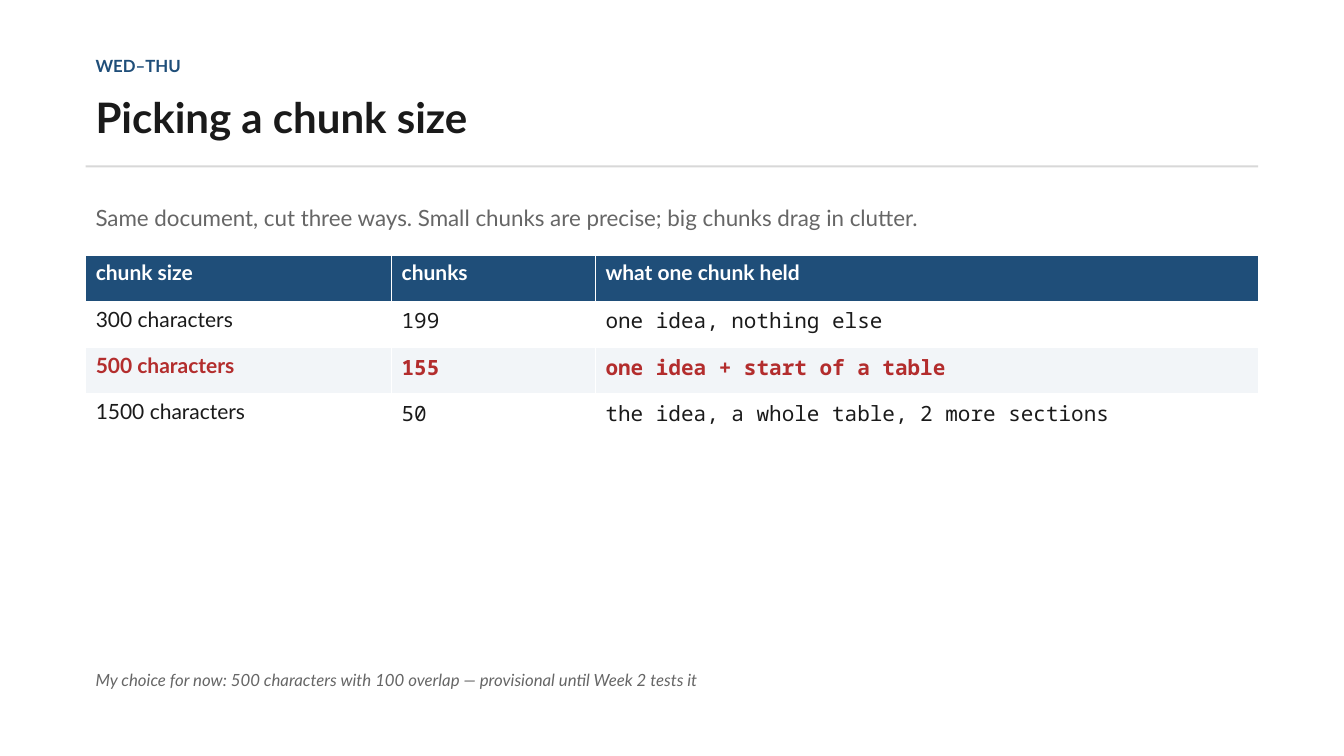
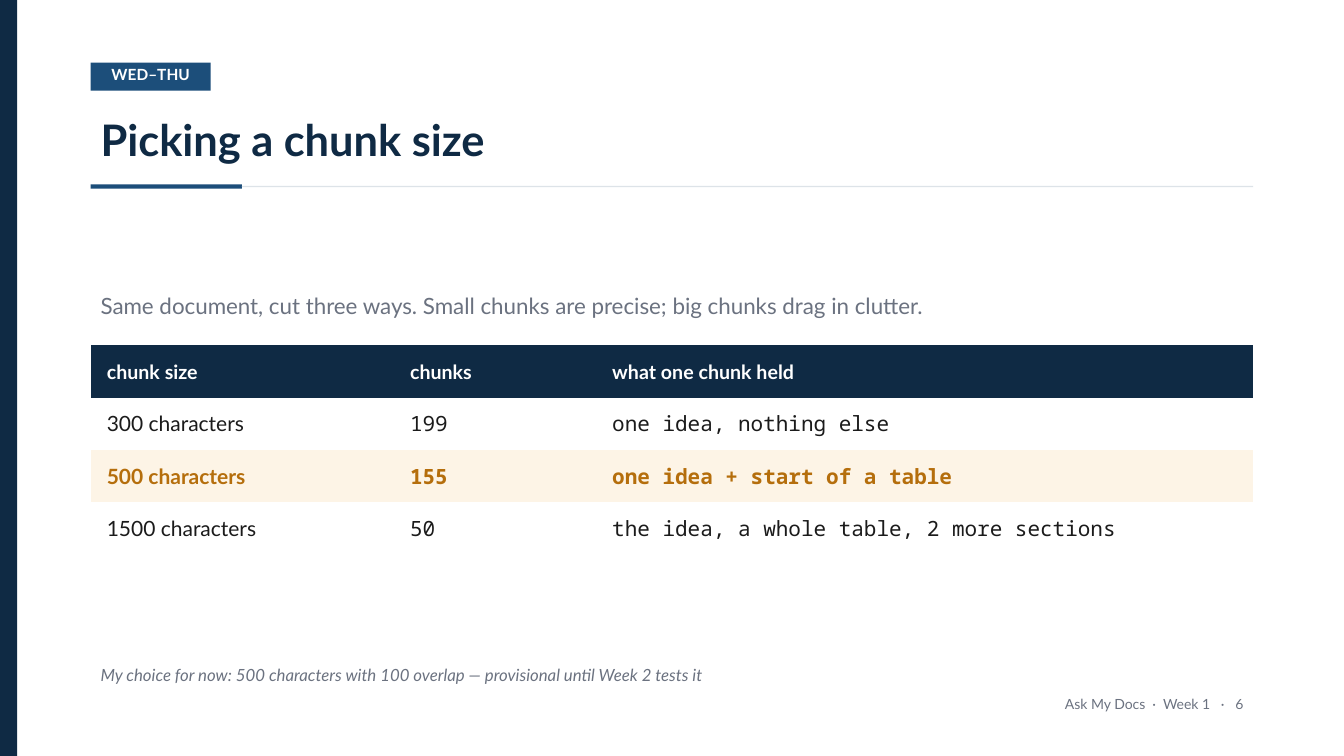
Before and after one commit to Iddrisusalima/ask-my-docs, a slide deck: slide 7 of presentation/week1-review.pptx. Drawn at 1344x756 pixels with LibreOffice and Linux fonts; fonts in the diff are those of the drawing. Boxes give left, top, right and bottom in pixels: in the first picture for what was removed or moved away, otherwise in the second. Text is boxed around its words. In the diff, an @@ line names an element or a change of style, - is before the commit and + after.

Commit message:
style(presentation): Restyle deck with navy template and banded tables
- Strip table gridlines and carry structure with row banding instead
- Centre content blocks vertically, fixing captions stranded above tables
- Add page numbers and a left accent stripe

```diff
--- a/presentation/week1-review.pptx
+++ b/presentation/week1-review.pptx
@@ rectangle added at box(0, 0, 17, 756), fill #0F2A44 @@
@@ text "WED–THU": place and size @@
-text "WED–THU" at box(96, 60, 181, 72)
+text "WED–THU" at box(111, 69, 189, 80)
@@ text "WED–THU" at box(111, 69, 189, 80): size 12 to 11 pt, text colour #1F4E79 to #FFFFFF; alignment left to centre @@
@@ rectangle added at box(91, 63, 211, 91), fill #1C4E7A @@
@@ text "Picking a chunk size": place and size @@
-text "Picking a chunk size" at box(96, 101, 467, 141)
+text "Picking a chunk size" at box(101, 123, 485, 164)
@@ text "Picking a chunk size" at box(101, 123, 485, 164): size 30 to 31 pt, text colour #1A1A1A to #0F2A44 @@
@@ rectangle added at box(91, 185, 242, 189), fill #1C4E7A @@
@@ rectangle: place and size @@
-rectangle at box(86, 165, 1258, 167)
+rectangle at box(242, 186, 1253, 187)
@@ rectangle at box(242, 186, 1253, 187): fill #D8D8D8 to #DDE3E8 @@
@@ text "Same document, cut three ways. ..." at box(101, 297, 923, 318): text colour #666666 to #6B7280 @@
@@ text "Same document, cut three ways. ...": place and size @@
-text "Same document, cut three ways. ..." at box(96, 209, 918, 230)
+text "Same document, cut three ways. ..." at box(101, 297, 923, 318)
@@ table at box(91, 345, 1254, 555) @@
@@ fill #1F4E79 to #0F2A44 in row 1 @@
@@ fill #F2F5F8 to #FDF4E6 in row 3 @@
@@ size 15 to 14 pt in "chunk size", "chunks", "what one chunk held" @@
@@ text colour #1A1A1A to #1B1B1B in "300 characters", "199", "one idea, nothing else", "1500 characters" and 2 more places @@
@@ text colour #B32D2D to #B56E0C in "500 characters", "155", "one idea + start of a table" @@
@@ borders changed @@
@@ table: place and size @@
-table at box(86, 255, 1258, 441)
+table at box(91, 345, 1254, 555)
@@ text "My choice for now: 500 ..." at box(101, 668, 702, 684): text colour #666666 to #6B7280 @@
@@ text added at box(1065, 699, 1243, 712), 10 pt, text #6B7280 @@
+Ask My Docs · Week 1 · 6
```
Also in this commit, not shown: 9 other slides changed, 1 other file.
